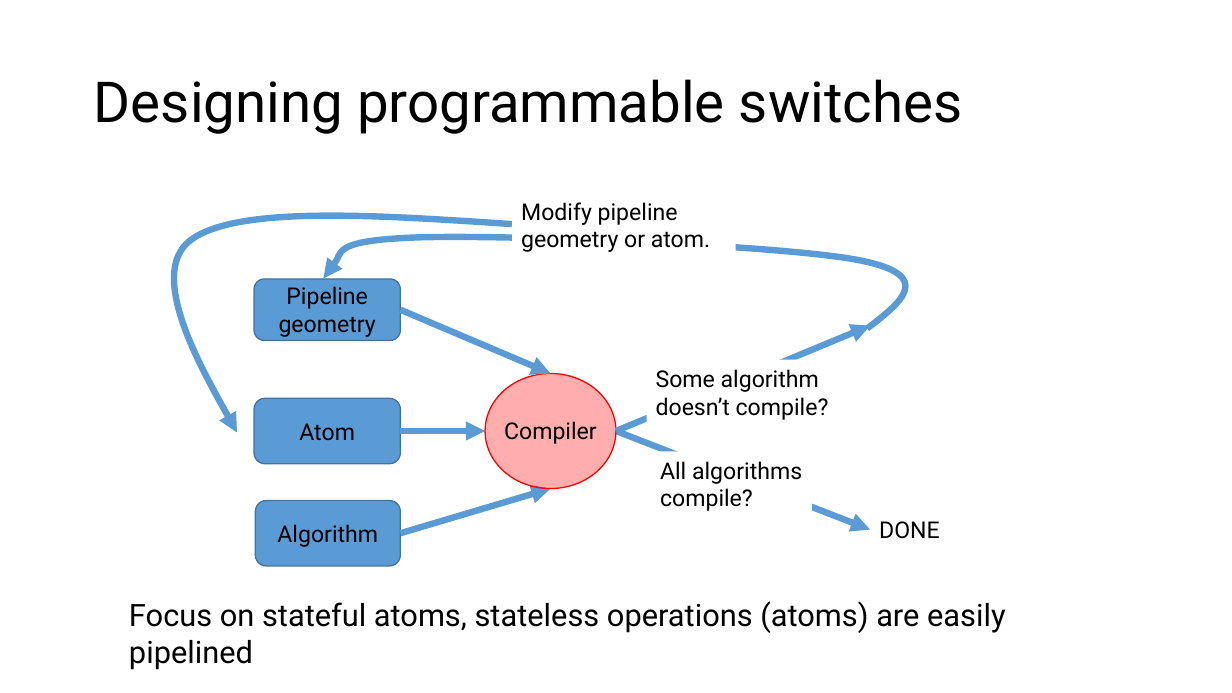
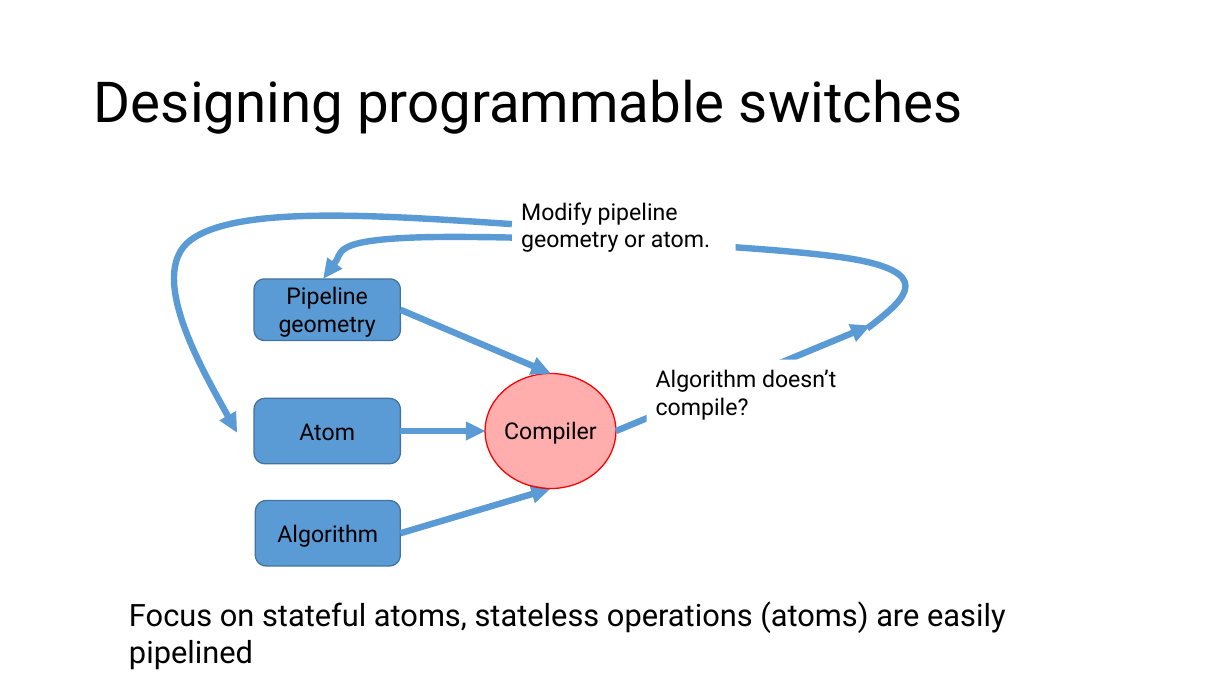
Before and after one commit to anirudhSK/pifo-domino-marple-ppts, a slide deck: slide 17 of domino_sigcomm.pptx. Drawn at 1232x693 pixels with LibreOffice and Linux fonts; fonts in the diff are those of the drawing. Boxes give left, top, right and bottom in pixels: in the first picture for what was removed or moved away, otherwise in the second. Text is boxed around its words. In the diff, an @@ line names an element or a change of style, - is before the commit and + after.

```diff
--- a/domino_sigcomm.pptx
+++ b/domino_sigcomm.pptx
@@ text at (x1=656, y1=369, x2=836, y2=420): text changed @@
-Some algorithm doesn’t compile?
+Algorithm doesn’t compile?
@@ arrow removed from (616, 431) to (871, 530) @@
@@ text removed at (x1=660, y1=461, x2=802, y2=511) @@
-All algorithms
-compile?
@@ text removed at (x1=879, y1=521, x2=940, y2=539) @@
-DONE
```
Also in this commit, not shown: 2 other slides changed.
